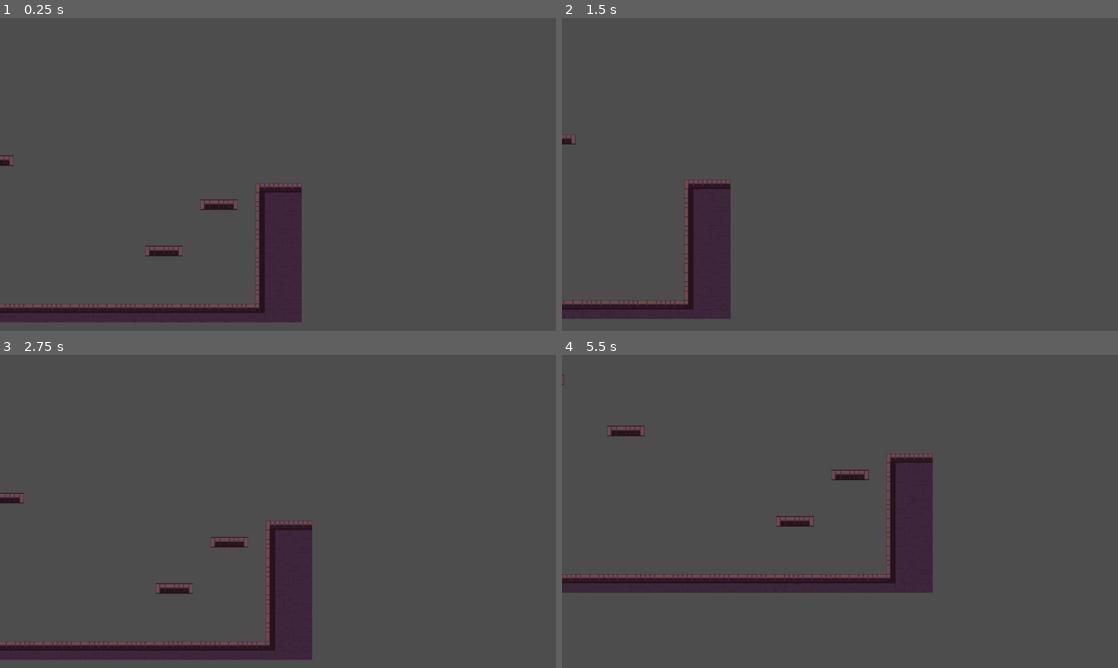
Above: before the commit, frames 1-4 (two rows, left to right).
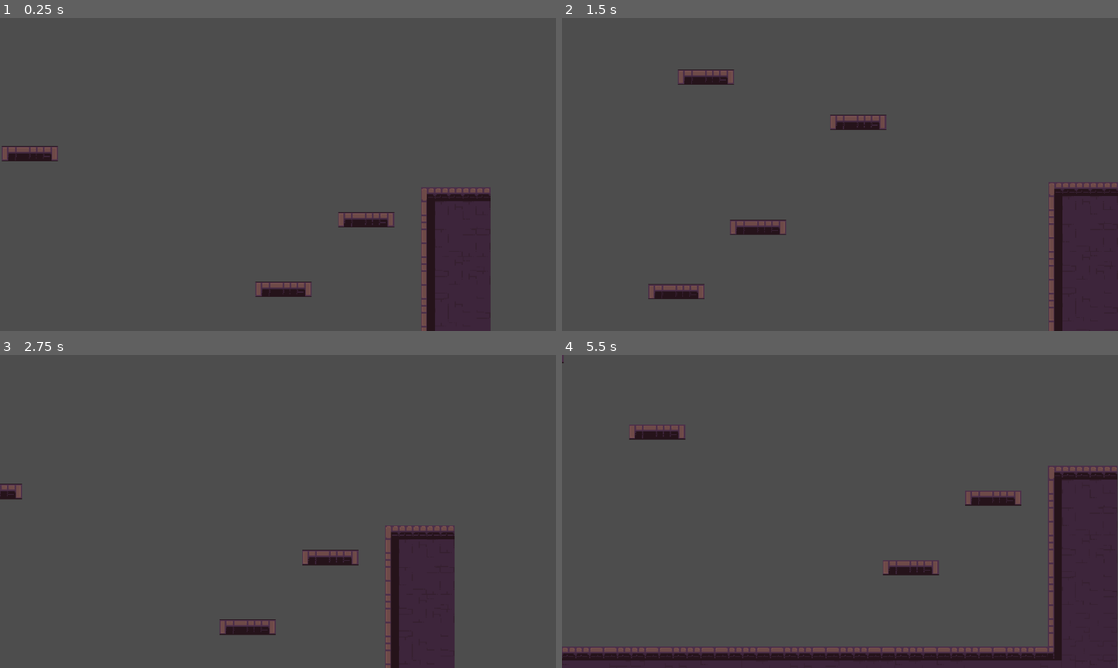
Above: after the commit, the same moments.

Repository: JoseGlezMtz/Game_Jam_2025
Game: Godot game, scene res://Scenes/Platformer.tscn
The game is run twice, just before and just after one commit, with the same random seed, the same clock (stepped at 60 frames per second) and the same inputs. This scene is started directly instead of the project's main scene.
Inputs:
- Up to frame 1 (0.25 s): no input
- Up to frame 2 (1.5 s): tap Enter (ui_accept) at 0.5, 0.77 s; hold Right (ui_right) from 0.53 s (still down)
- Up to frame 3 (2.75 s): tap Enter (ui_accept) at 1.52 s; release Right (ui_right) at 2.03 s; hold Left (ui_left) from 2.03 s (still down)
- Up to frame 4 (5.5 s): release Left (ui_left) at 2.78 s; hold Right (ui_right) 2.78-4.28 s; tap Enter (ui_accept) at 3.02, 3.77, 4.52 s; hold Left (ui_left) 4.28-5.03 s; hold Right (ui_right) from 5.03 s (still down)

The runs differ from the first frame. In frame 1, 13% of the frame differs, in the area x 0-89%, y 40-100%; in frame 2, 12%; in frame 3, 13%; in frame 4, 22%, in the area x 0-100%, y 0-100%.

Commit message:
Limitación de la camara

Diff:
--- a/game_project/Scenes/Platformer.tscn
+++ b/game_project/Scenes/Platformer.tscn
@@ -187,6 +187,12 @@
 
 [node name="Camera2D" type="Camera2D" parent="CharacterBody2D"]
 position = Vector2(0, 2)
+zoom = Vector2(1.5, 1.5)
+limit_left = 0
+limit_top = 0
+limit_right = 960
+limit_bottom = 540
+limit_smoothed = true
 position_smoothing_enabled = true
 
 [node name="Area2D" parent="." instance=ExtResource("4_wml8b")]
